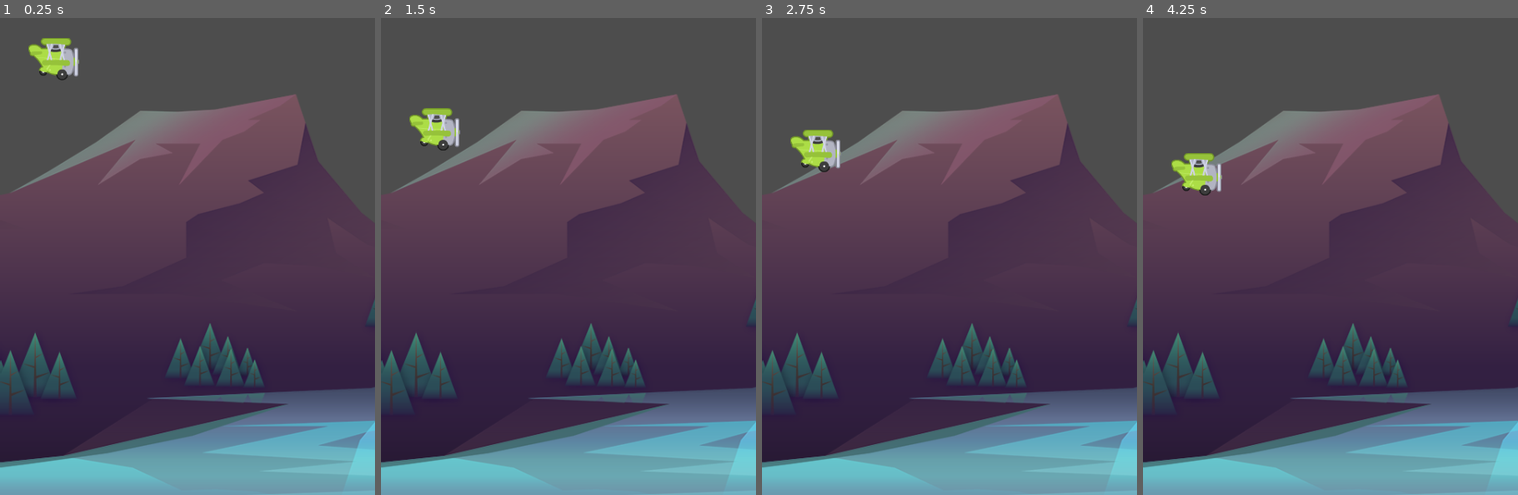
Above: before the commit, frames 1-4 (left to right).
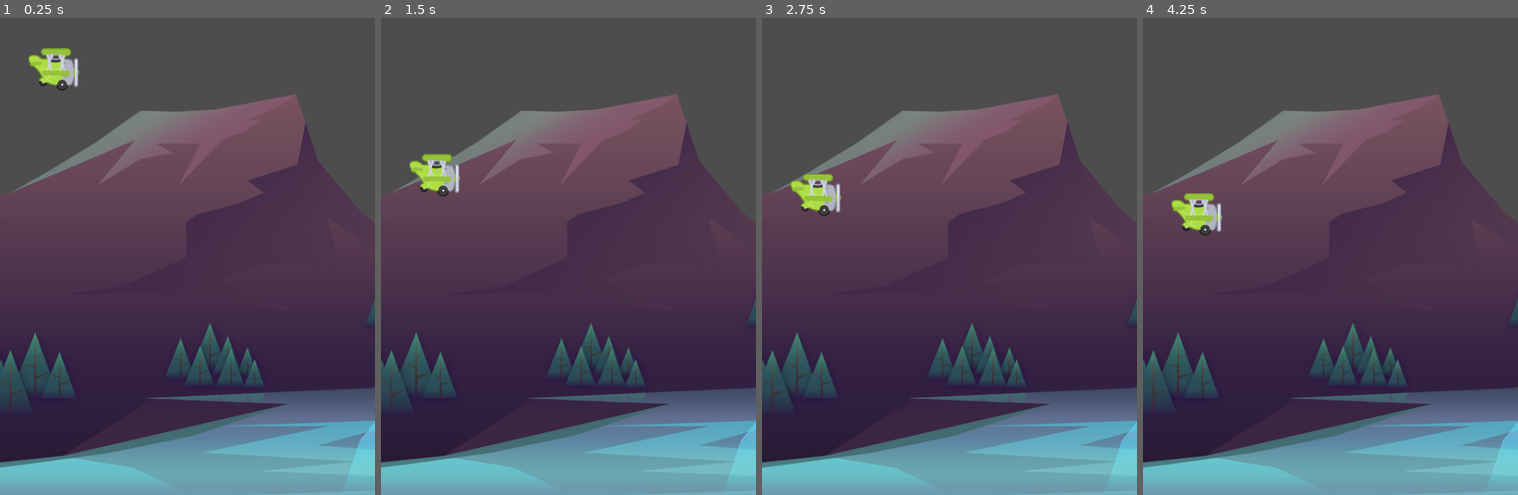
Above: after the commit, the same moments.

Repository: greg-swinbanks/tappy-plane
Game: Godot game, scene res://scenes/game/game.tscn
Two runs of this game, one before a commit and one after it. Both use one fixed random seed, a clock stepped at 60 frames per second and the inputs below.
Inputs:
- Up to frame 1 (0.25 s): no input
- Up to frame 2 (1.5 s): tap Space (fly) at 0.6, 1.35 s
- Up to frame 3 (2.75 s): tap Space (fly) at 2.1 s
- Up to frame 4 (4.25 s): tap Space (fly) at 2.85, 3.6 s

The runs differ from the first frame. In frame 1, 0.9% of the frame differs, in the area x 7-22%, y 4-16%; in frame 2, 1.6%; in frame 3, 1.6%; in frame 4, 1.7%, in the area x 7-22%, y 28-46%.

Commit message:
Add barriers

Diff:
--- /dev/null
+++ b/scenes/barrier/barrier.tscn
@@ -0,0 +1,10 @@
+[gd_scene load_steps=2 format=3 uid="uid://chwm7b3ha6msc"]
+
+[sub_resource type="RectangleShape2D" id="RectangleShape2D_0b7bt"]
+size = Vector2(500, 20)
+
+[node name="Barrier" type="StaticBody2D"]
+
+[node name="CollisionShape2D" type="CollisionShape2D" parent="."]
+position = Vector2(240, 0)
+shape = SubResource("RectangleShape2D_0b7bt")
--- a/scenes/game/game.tscn
+++ b/scenes/game/game.tscn
@@ -1,7 +1,8 @@
-[gd_scene load_steps=3 format=3 uid="uid://c8iqe57y8jqd3"]
+[gd_scene load_steps=4 format=3 uid="uid://c8iqe57y8jqd3"]
 
 [ext_resource type="Texture2D" uid="uid://dkip8h0528wop" path="res://assets/background/rocks_2.png" id="1_w0te2"]
 [ext_resource type="PackedScene" uid="uid://bfhmkvq4ho1r" path="res://scenes/plane/plane.tscn" id="2_66p7n"]
+[ext_resource type="PackedScene" uid="uid://chwm7b3ha6msc" path="res://scenes/barrier/barrier.tscn" id="3_nvwhd"]
 
 [node name="Game" type="Node2D"]
 
@@ -11,3 +12,9 @@
 
 [node name="Plane" parent="." instance=ExtResource("2_66p7n")]
 position = Vector2(68, 276)
+
+[node name="Ceiling" parent="." instance=ExtResource("3_nvwhd")]
+position = Vector2(0, -33)
+
+[node name="Floor" parent="." instance=ExtResource("3_nvwhd")]
+position = Vector2(0, 865)
--- a/scenes/plane/plane.gd
+++ b/scenes/plane/plane.gd
@@ -1,8 +1,10 @@
 extends CharacterBody2D
 
+@onready var anim_sprite: AnimatedSprite2D = $AnimSprite
 
-const GRAVITY: float = 600.0
-const POWER: float = -200.0
+const GRAVITY: float = 1000.0
+const POWER: float = -350.0
+
 
 # Called when the node enters the scene tree for the first time.
 func _ready() -> void:
@@ -16,6 +18,13 @@
 
 	move_and_slide()
 
+	if is_on_floor() == true:
+		die()
+
 func fly() -> void:
 	if Input.is_action_just_pressed("fly") == true:
 		velocity.y = POWER
+
+func die() -> void:
+	anim_sprite.stop()
+	set_physics_process(false)
--- a/scenes/plane/plane.tscn
+++ b/scenes/plane/plane.tscn
@@ -38,7 +38,7 @@
 [node name="Plane" type="CharacterBody2D"]
 script = ExtResource("1_5lgx8")
 
-[node name="AnimatedSprite2D" type="AnimatedSprite2D" parent="."]
+[node name="AnimSprite" type="AnimatedSprite2D" parent="."]
 scale = Vector2(0.75, 0.75)
 sprite_frames = SubResource("SpriteFrames_lxuqw")
 animation = &"fly"
